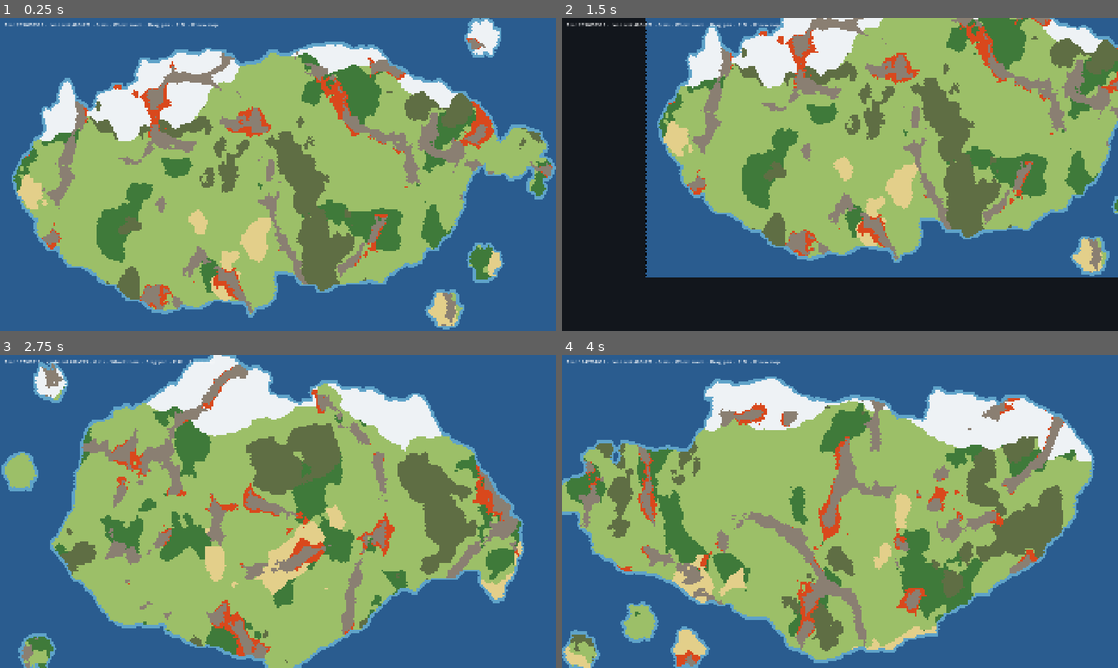
Above: before the commit, frames 1-4 (two rows, left to right).
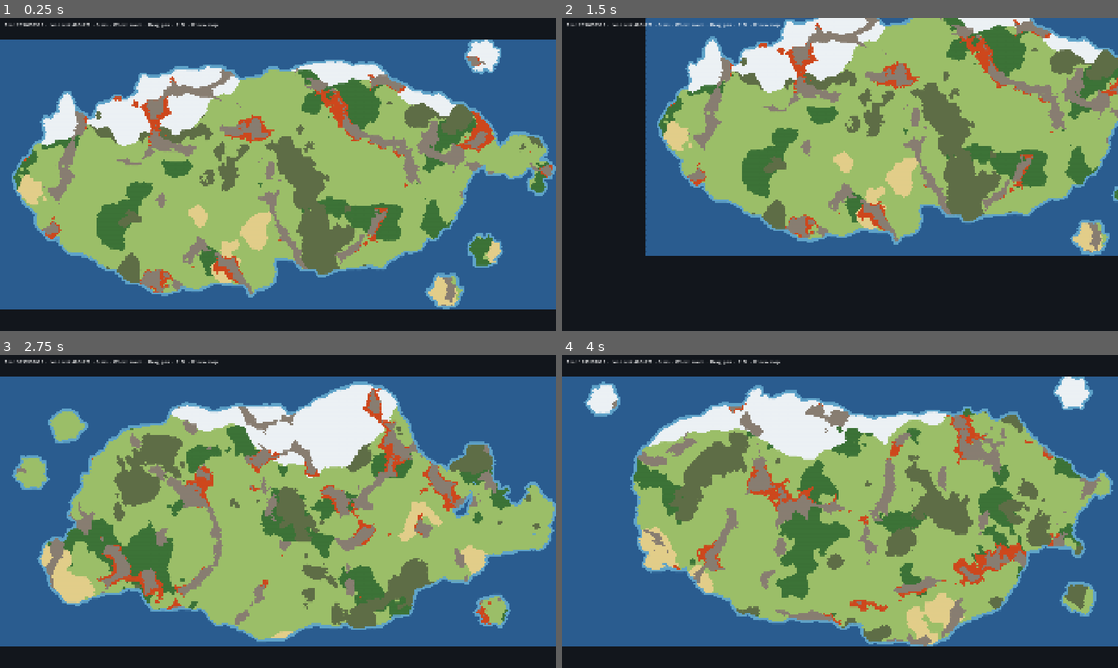
Above: after the commit, the same moments.

Repository: abeuscher/roguebattle
Game: Godot game, scene res://scenes/main.tscn
The game is run twice, just before and just after one commit, with the same random seed, the same clock (stepped at 60 frames per second) and the same inputs.
Inputs (mouse positions are in pixels of both pictures, inside the frame that each line leads up to):
- Up to frame 1 (0.25 s): no input
- Up to frame 2 (1.5 s): tap Enter at 0.5 s; drag from (840, 174) to (895, 105) at 0.52 s; tap Space at 1.25 s; drag from (728, 190) to (812, 237) at 1.27 s
- Up to frame 3 (2.75 s): tap Enter at 2 s; move the mouse to (333, 442) at 2.02 s; tap R at 2.1 s; click (333, 442) at 2.17 s; tap F at 2.3 s
- Up to frame 4 (4 s): tap Space at 2.75 s; drag from (812, 574) to (673, 464) at 2.77 s; tap Enter at 3.5 s; move the mouse to (1006, 558) at 3.52 s; tap R at 3.6 s; click (1006, 558) at 3.67 s; tap F at 3.8 s

The runs differ from the first frame. In frame 1, 37% of the frame differs, in the area x 0-100%, y 0-100%; in frame 2, 24%; in frame 3, 58%; in frame 4, 58%.

Commit message:
Textured hex terrain: whole motif per hex, hex-edged borders, chunked map view
Co-Authored-By: Claude Opus 5.5 <noreply@anthropic.com>

Diff:
--- a/scenes/main.gd
+++ b/scenes/main.gd
@@ -1,14 +1,16 @@
-extends Control
+extends Node2D
 ## Temporary start screen for M1: shows a generated map.
 ## Wheel zooms at the cursor, drag pans, F fits, R makes a new map.
 ## Replaced by the battlemap and configurator later in M1.
 
-const MAX_ZOOM := 32.0
+const MAX_ZOOM := 2.5
 
 var data: GameData
 var log: GameLog
-var view := TextureRect.new()
+var view := MapView.new()
+var camera := Camera2D.new()
 var label := Label.new()
+var _world := Vector2.ONE
 var _fit_zoom := 1.0
 var _dragging := false
 
@@ -16,27 +18,22 @@
 func _ready() -> void:
 	data = GameData.load_dir()
 	log = GameLog.new("user://logs/game-%s.log" % Time.get_datetime_string_from_system().replace(":", "-"))
-	set_anchors_preset(PRESET_FULL_RECT)
-	clip_contents = true
-	var bg := ColorRect.new()
-	bg.color = Color("#12161c")
-	bg.set_anchors_preset(PRESET_FULL_RECT)
-	bg.mouse_filter = MOUSE_FILTER_IGNORE
-	add_child(bg)
-	view.texture_filter = CanvasItem.TEXTURE_FILTER_NEAREST
-	view.mouse_filter = MOUSE_FILTER_IGNORE
+	RenderingServer.set_default_clear_color(Color("#12161c"))
 	add_child(view)
+	add_child(camera)
+	var hud := CanvasLayer.new()
+	add_child(hud)
 	label.position = Vector2(16, 12)
-	add_child(label)
-	resized.connect(_fit)
+	hud.add_child(label)
+	get_viewport().size_changed.connect(_fit)
 	_generate(randi())
 
 
 func _generate(seed: int) -> void:
 	var started := Time.get_ticks_msec()
 	var map := MapGen.generate(data, seed)
-	view.texture = ImageTexture.create_from_image(MinimapImage.build(map, data))
-	view.size = view.texture.get_size()
+	view.show_map(map, data)
+	_world = MapView.world_size(map)
 	label.text = "Seed %d  ·  %s %dx%d  ·  %d ms  ·  Wheel: zoom  ·  Drag: pan  ·  F: fit  ·  R: new map" % [
 			seed, map.settings["preset"], map.width, map.height, Time.get_ticks_msec() - started]
 	log.add(0, "system", "Map generated: seed %d, %s" % [seed, JSON.stringify(map.settings)])
@@ -44,22 +41,22 @@
 
 
 func _fit() -> void:
-	if view.texture == null:
-		return
-	var tex := view.texture.get_size()
-	_fit_zoom = minf(size.x / tex.x, size.y / tex.y)
-	view.scale = Vector2.ONE * _fit_zoom
-	view.position = (size - tex * _fit_zoom) / 2.0
+	var screen := get_viewport_rect().size
+	_fit_zoom = minf(screen.x / _world.x, screen.y / _world.y)
+	camera.zoom = Vector2.ONE * _fit_zoom
+	# Hex (0, 0) is centered on the world origin, so the map starts half a hex up and left.
+	camera.position = _world / 2.0 - Vector2(MapView.HEX_SIZE * Hex.SQRT3 / 2.0, MapView.HEX_SIZE)
 
 
-func _zoom_at(point: Vector2, factor: float) -> void:
-	var z := clampf(view.scale.x * factor, _fit_zoom * 0.5, _fit_zoom * MAX_ZOOM)
-	var on_image := (point - view.position) / view.scale.x
-	view.scale = Vector2.ONE * z
-	view.position = point - on_image * z
+func _zoom_at(screen_point: Vector2, factor: float) -> void:
+	var before := get_canvas_transform().affine_inverse() * screen_point
+	camera.zoom = Vector2.ONE * clampf(camera.zoom.x * factor, _fit_zoom * 0.5, MAX_ZOOM)
+	camera.force_update_scroll()
+	var after := get_canvas_transform().affine_inverse() * screen_point
+	camera.position += before - after
 
 
-func _gui_input(event: InputEvent) -> void:
+func _unhandled_input(event: InputEvent) -> void:
 	if event is InputEventMouseButton:
 		var mb := event as InputEventMouseButton
 		if mb.pressed and mb.button_index == MOUSE_BUTTON_WHEEL_UP:
@@ -69,17 +66,13 @@
 		elif mb.button_index in [MOUSE_BUTTON_LEFT, MOUSE_BUTTON_RIGHT, MOUSE_BUTTON_MIDDLE]:
 			_dragging = mb.pressed
 	elif event is InputEventMouseMotion and _dragging:
-		view.position += (event as InputEventMouseMotion).relative
+		camera.position -= (event as InputEventMouseMotion).relative / camera.zoom.x
 	elif event is InputEventMagnifyGesture:
 		var g := event as InputEventMagnifyGesture
 		_zoom_at(g.position, g.factor)
-
-
-func _unhandled_key_input(event: InputEvent) -> void:
-	if not event.is_pressed():
-		return
-	match (event as InputEventKey).keycode:
-		KEY_R:
-			_generate(randi())
-		KEY_F:
-			_fit()
+	elif event is InputEventKey and event.is_pressed():
+		match (event as InputEventKey).keycode:
+			KEY_R:
+				_generate(randi())
+			KEY_F:
+				_fit()
--- a/scenes/main.tscn
+++ b/scenes/main.tscn
@@ -2,9 +2,5 @@
 
 [ext_resource type="Script" path="res://scenes/main.gd" id="1"]
 
-[node name="Main" type="Control"]
-layout_mode = 3
-anchors_preset = 15
-anchor_right = 1.0
-anchor_bottom = 1.0
+[node name="Main" type="Node2D"]
 script = ExtResource("1")
--- /dev/null
+++ b/ui/map_view.gd
@@ -0,0 +1,73 @@
+class_name MapView
+extends Node2D
+## Draws a map as textured hexes, in chunks so off-screen parts are culled.
+
+const HEX_SIZE := 32.0  # world units, center to corner
+const TEXTURE_HEX_SIZE := 48.0  # texels, so tiles stay sharp when zoomed in
+const CHUNK := 64  # hexes per chunk side
+
+var _tiles: Array[Texture2D] = []
+var _quad: ArrayMesh
+
+
+func show_map(map: MapData, data: GameData) -> void:
+	for child in get_children():
+		child.queue_free()
+	if _tiles.is_empty():
+		_tiles = TerrainTiles.build(data, TEXTURE_HEX_SIZE)
+		_quad = _make_quad(Vector2(TerrainTiles.tile_size(TEXTURE_HEX_SIZE)) * HEX_SIZE / TEXTURE_HEX_SIZE)
+	texture_filter = CanvasItem.TEXTURE_FILTER_LINEAR_WITH_MIPMAPS
+	add_child(_underlay(map, data))
+	for cy in range(0, map.height, CHUNK):
+		for cx in range(0, map.width, CHUNK):
+			_build_chunk(map, cx, cy)
+
+
+## World-space size of the whole map.
+static func world_size(map: MapData) -> Vector2:
+	return Vector2(HEX_SIZE * Hex.SQRT3 * (map.width + 0.5), HEX_SIZE * (1.5 * map.height + 0.5))
+
+
+## A flat-color copy under the tiles, so no gaps show between hexes when zoomed far out.
+func _underlay(map: MapData, data: GameData) -> Sprite2D:
+	var sprite := Sprite2D.new()
+	sprite.texture = ImageTexture.create_from_image(MinimapImage.build(map, data))
+	sprite.texture_filter = CanvasItem.TEXTURE_FILTER_NEAREST
+	sprite.centered = false
+	sprite.scale = Vector2(HEX_SIZE * Hex.SQRT3 / 2.0, HEX_SIZE * 0.75)
+	sprite.position = -sprite.scale
+	return sprite
+
+
+func _build_chunk(map: MapData, cx: int, cy: int) -> void:
+	var by_terrain := {}
+	for row in range(cy, mini(cy + CHUNK, map.height)):
+		for col in range(cx, mini(cx + CHUNK, map.width)):
+			var t := map.terrain[row * map.width + col]
+			if not by_terrain.has(t):
+				by_terrain[t] = PackedVector2Array()
+			by_terrain[t].append(Hex.to_pixel(Hex.from_offset(Vector2i(col, row)), HEX_SIZE))
+	for t in by_terrain:
+		var points: PackedVector2Array = by_terrain[t]
+		var mm := MultiMesh.new()
+		mm.transform_format = MultiMesh.TRANSFORM_2D
+		mm.mesh = _quad
+		mm.instance_count = points.size()
+		for i in points.size():
+			mm.set_instance_transform_2d(i, Transform2D(0.0, points[i]))
+		var inst := MultiMeshInstance2D.new()
+		inst.multimesh = mm
+		inst.texture = _tiles[t]
+		add_child(inst)
+
+
+static func _make_quad(size: Vector2) -> ArrayMesh:
+	var h := size / 2.0
+	var arrays := []
+	arrays.resize(Mesh.ARRAY_MAX)
+	arrays[Mesh.ARRAY_VERTEX] = PackedVector2Array([-h, Vector2(h.x, -h.y), h, Vector2(-h.x, h.y)])
+	arrays[Mesh.ARRAY_TEX_UV] = PackedVector2Array([Vector2(0, 0), Vector2(1, 0), Vector2(1, 1), Vector2(0, 1)])
+	arrays[Mesh.ARRAY_INDEX] = PackedInt32Array([0, 1, 2, 0, 2, 3])
+	var mesh := ArrayMesh.new()
+	mesh.add_surface_from_arrays(Mesh.PRIMITIVE_TRIANGLES, arrays)
+	return mesh
--- /dev/null
+++ b/ui/terrain_tiles.gd
@@ -0,0 +1,123 @@
+class_name TerrainTiles
+## Placeholder terrain art drawn in code: one hex tile per terrain, each with a
+## whole motif inside the hex, so region borders follow clean hex edges.
+## Motif coordinates are designed for a hex of size 32 (center to corner).
+
+const SS := 2  # supersamples per axis, for smooth edges
+const BLEED := 1.0  # extra texels around the hex so neighbors overlap without seams
+
+
+## Texture size in texels for hex size `s`.
+static func tile_size(s: float) -> Vector2i:
+	return Vector2i(ceili((s + BLEED) * Hex.SQRT3) + 2, ceili((s + BLEED) * 2.0) + 2)
+
+
+## One texture per terrain id.
+static func build(data: GameData, s: float) -> Array[Texture2D]:
+	var out: Array[Texture2D] = []
+	for t in data.terrains:
+		var img := draw_tile(t["key"], Color(t["color"]), s)
+		img.generate_mipmaps()
+		out.append(ImageTexture.create_from_image(img))
+	return out
+
+
+static func draw_tile(key: String, base: Color, s: float) -> Image:
+	var size := tile_size(s)
+	var img := Image.create_empty(size.x, size.y, false, Image.FORMAT_RGBA8)
+	img.fill(Color(base, 0.0))  # clear texels keep the base color, so filtering adds no dark rim
+	var c := Vector2(size) / 2.0
+	var k := s / 32.0
+	var at := func(points: Array) -> PackedVector2Array:
+		var out := PackedVector2Array()
+		for p: Vector2 in points:
+			out.append(c + p * k)
+		return out
+	_fill(img, _hex(c, s + BLEED), base)
+	var dark := base.darkened(0.25)
+	match key:
+		"plains":
+			for p in [Vector2(-10, -7), Vector2(9, -3), Vector2(-1, 10)]:
+				for blade in [[-3, -4], [0, -7], [3, -4]]:
+					_fill(img, at.call([p + Vector2(blade[0] - 1, 2), p + Vector2(blade[0] + 1, 2),
+							p + Vector2(blade[0] * 1.4, blade[1])]), dark)
+		"forest":
+			_fill(img, at.call([Vector2(-2, 7), Vector2(2, 7), Vector2(2, 15), Vector2(-2, 15)]), Color("#5a3d22"))
+			_fill(img, at.call([Vector2(0, -8), Vector2(14, 10), Vector2(-14, 10)]), base.darkened(0.4))
+			_fill(img, at.call([Vector2(0, -18), Vector2(11, 1), Vector2(-11, 1)]), base.darkened(0.4))
+			_fill(img, at.call([Vector2(0, -18), Vector2(0, 1), Vector2(-11, 1)]), base.darkened(0.2))
+		"desert":
+			for p in [Vector2(-8, 0), Vector2(9, -7), Vector2(4, 12)]:
+				_fill(img, at.call(_arc(p, 8.0, 2.0, PI * 1.15, PI * 1.85)), dark)
+		"snow":
+			for p in [Vector2(-8, 8), Vector2(8, -2)]:
+				_fill(img, at.call(_arc(p, 7.0, 7.0, PI, TAU)), Color("#cbd8e2"))
+		"mountain":
+			_fill(img, at.call([Vector2(0, -19), Vector2(20, 14), Vector2(-20, 14)]), base.darkened(0.1))
+			_fill(img, at.call([Vector2(0, -19), Vector2(20, 14), Vector2(3, 14)]), base.darkened(0.35))
+			_fill(img, at.call([Vector2(0, -19), Vector2(6, -9), Vector2(2, -11), Vector2(-1, -8), Vector2(-6, -9)]),
+					Color("#f2f4f6"))
+		"swamp":
+			_fill(img, at.call(_ellipse(Vector2(2, 9), 12, 4.5)), Color("#4d7a80"))
+			for x in [-9, -4, 7]:
+				_fill(img, at.call([Vector2(x - 0.8, -6), Vector2(x + 0.8, -6), Vector2(x + 0.8, 7), Vector2(x - 0.8, 7)]), dark)
+				_fill(img, at.call(_ellipse(Vector2(x, -8), 1.8, 3.8)), Color("#6b4a2a"))
+		"lava":
+			for p in [Vector2(-8, -6), Vector2(8, 4), Vector2(-3, 11)]:
+				_fill(img, at.call(_ellipse(p, 6.5, 4.5)), Color("#5a2614"))
+			for p in [Vector2(6, -9), Vector2(-10, 5), Vector2(11, 12)]:
+				_fill(img, at.call(_ellipse(p, 2.2, 2.2)), Color("#ffd23f"))
+		"cliff":
+			for x in [-14, -6, 2, 10]:
+				_fill(img, at.call([Vector2(x, 12), Vector2(x + 3, 12), Vector2(x + 9, -12), Vector2(x + 6, -12)]), dark)
+	return img
+
+
+static func _hex(c: Vector2, s: float) -> PackedVector2Array:
+	var out := PackedVector2Array()
+	for i in 6:
+		var a := deg_to_rad(60 * i - 30)
+		out.append(c + Vector2(cos(a), sin(a)) * s)
+	return out
+
+
+static func _ellipse(c: Vector2, rx: float, ry: float) -> Array:
+	var out := []
+	for i in 16:
+		var a := TAU * i / 16.0
+		out.append(c + Vector2(cos(a) * rx, sin(a) * ry))
+	return out
+
+
+## A band along a circle's edge, `width` thick, from angle a0 to a1 (y points down).
+static func _arc(c: Vector2, r: float, width: float, a0: float, a1: float) -> Array:
+	var outer := []
+	var inner := []
+	for i in 9:
+		var a := lerpf(a0, a1, i / 8.0)
+		outer.append(c + Vector2(cos(a), sin(a)) * r)
+		inner.push_front(c + Vector2(cos(a), sin(a)) * maxf(r - width, 0.0))
+	return outer + inner
+
+
+## Paints a polygon over the image with antialiased edges.
+static func _fill(img: Image, poly: PackedVector2Array, color: Color) -> void:
+	var lo := poly[0]
+	var hi := poly[0]
+	for p in poly:
+		lo = lo.min(p)
+		hi = hi.max(p)
+	var x0 := maxi(0, floori(lo.x))
+	var y0 := maxi(0, floori(lo.y))
+	var x1 := mini(img.get_width() - 1, ceili(hi.x))
+	var y1 := mini(img.get_height() - 1, ceili(hi.y))
+	for y in range(y0, y1 + 1):
+		for x in range(x0, x1 + 1):
+			var hits := 0
+			for sy in SS:
+				for sx in SS:
+					if Geometry2D.is_point_in_polygon(Vector2(x + (sx + 0.5) / SS, y + (sy + 0.5) / SS), poly):
+						hits += 1
+			if hits > 0:
+				var over := Color(color, color.a * hits / float(SS * SS))
+				img.set_pixel(x, y, img.get_pixel(x, y).blend(over))
Not shown, added: ui/map_view.gd.uid
Not shown, added: ui/terrain_tiles.gd.uid
Not shown, changed: DECISIONS.md
Not shown, changed: ROADMAP.md
